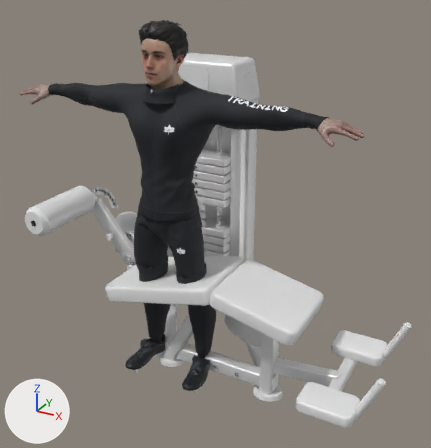
The FBX model Assets/Bomio_Exercises/Animations/Anim_Bomio_LyingLegCurl_WithMachine.fbx: old version first, new version second.
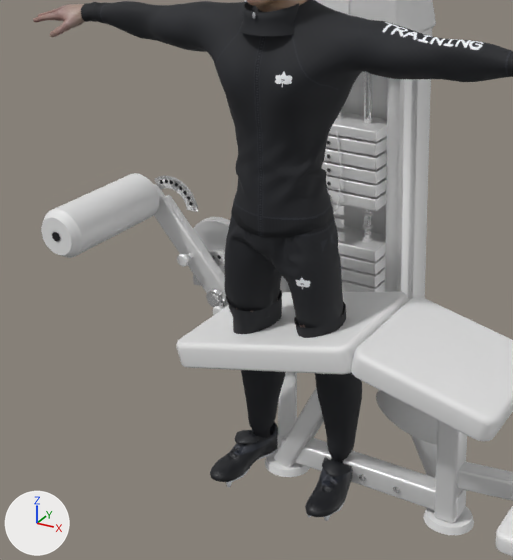
There are two pictures of each version: one whole from a 50 mm lens placed at (1.47, -2.22, 2.01), pointed at (0.13, 0.2, 0.8), one close up on the part from 0% to 71% of the width and 18% to 93% of the height. The lights are fixed; the arrows at lower left show +X, +Y and +Z. The last two pictures show the newer version. Where no turn or scale is listed for an object, it has been applied to the vertices.

In view in the first close-up: 'Ankle_RollerPad', 'Bench_LowerRail', 'Ch38_Shirt', 'Ch38_Shoes', 'Ch38_Shorts', 'Ch38_Socks', 'Lever_MainBar', 'Pad_Chest', 'Pad_Thigh', 'Tower_Column_R', 'Tower_SideWall_R', 'TrackPants_Lower', 'Weight_Plate_09', 'Weight_Plate_10', 'Weight_Plate_11', 'Weight_Plate_12', 'Weight_Plate_13', 'Weight_SelectorPin_Lanyard', 'Weight_TopPlate' and 36 more.
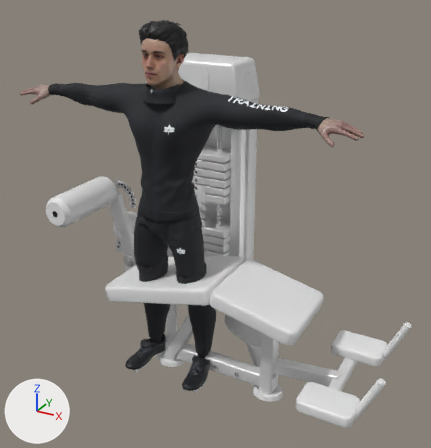
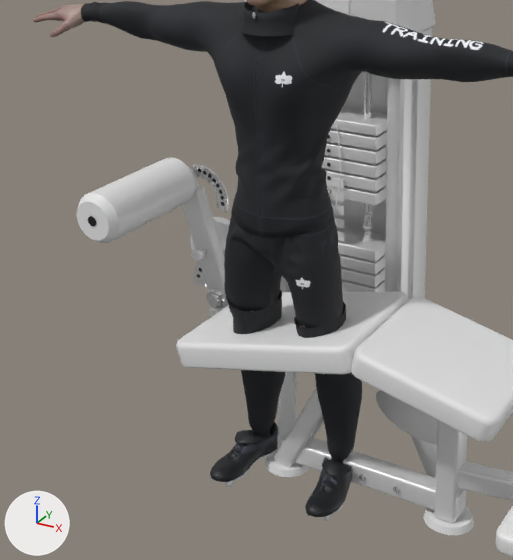
ob_pivot_legcurl_arm is not drawn itself; it is the parent of ob_ankle_rollerendcap, ob_lever_rom_arcplate_lower_hole_04, ob_ankle_rollerendhole, ob_lever_rolleraxle, ob_lever_rom_arcplate_lower_hole_01, ob_lever_pivotchromecap, ob_lever_pivotcapcenter, ob_lever_rom_arcplate_lower.

Changed parts and their boxes (x1, y1, x2, y2) in the close-ups (513 x 560 px):
'Ankle_RollerPad', turned
    before: (44, 173, 159, 258)
    after: (79, 157, 195, 243)
'Lever_MainBar', turned
    before: (154, 195, 229, 306)
    after: (182, 186, 229, 308)
'Ankle_RollerEndCap', turned
    before: (41, 213, 77, 257)
    after: (77, 197, 114, 242)
'Weight_TopPlate', moved
    before: (329, 112, 387, 142)
    after: (331, 107, 387, 136)
'Weight_Plate_11', moved
    before: (322, 161, 386, 184)
    after: (322, 155, 387, 178)
'Weight_Plate_12', moved
    before: (324, 147, 387, 170)
    after: (325, 142, 387, 164)
'Weight_Plate_13', moved
    before: (326, 134, 387, 156)
    after: (327, 129, 387, 150)
'Lever_ROM_ArcPlate_Lower', turned
    before: (154, 176, 198, 212)
    after: (192, 164, 229, 213)
'Weight_Plate_10', moved
    before: (326, 175, 386, 198)
    after: (322, 168, 386, 192)
'Weight_Plate_09', moved
    before: (327, 188, 386, 211)
    after: (327, 186, 386, 206)
'Lever_YellowKnob_1', turned
    before: (177, 253, 190, 267)
    after: (191, 249, 204, 262)
'Lever_PivotChromeCap', turned
    before: (206, 288, 225, 307)
    after: (206, 288, 225, 308)
'Weight_SelectorPin_Lanyard', moved
    before: (333, 130, 341, 214)
    after: (332, 124, 341, 209)
'Ankle_RollerEndHole', turned
    before: (52, 232, 60, 241)
    after: (88, 216, 96, 226)
'Lever_RollerBracket', turned (mostly hidden)
    before: (156, 186, 165, 200)
    after: (193, 173, 199, 189)
'Lever_YellowKnob_0', turned
    before: (213, 306, 224, 315)
    after: (209, 307, 221, 317)
'Lever_PivotCapCenter', turned
    both: (208, 295, 218, 305)
'Lever_YellowPinStem_1', turned
    before: (187, 253, 193, 259)
    after: (201, 248, 207, 255)
'Lever_RollerAxle', turned
    before: (53, 184, 157, 242)
    after: (90, 169, 194, 225)
'Lever_ROM_ArcPlate_Lower_Hole_03', turned (not visible before)
    after: (216, 184, 220, 188)
'Lever_YellowPinStem_0', turned (not visible afterwards)
    before: (222, 304, 227, 308)
'Lever_ROM_ArcPlate_Lower_Hole_04', turned (not visible before)
    after: (212, 178, 216, 183)

The change in detail:
Object 'Pivot_LegCurl_Arm' (ob_pivot_legcurl_arm) turns from (0, 78, 0) to (0, 102, 0) degrees about x, y and z.
Object 'Weight_SelectorPin_Lanyard' (ob_weight_selectorpin_lanyard) moves from (0.0, 0.0, 0.14) to (0.0, 0.0, 0.16).
Object 'Weight_Plate_09' (ob_weight_plate_09) moves from (-0.18, 0.62, 0.752) to (-0.18, 0.62, 0.772).
Object 'Weight_Plate_11' (ob_weight_plate_11) moves from (-0.18, 0.62, 0.85) to (-0.18, 0.62, 0.87).
Object 'Weight_Plate_12' (ob_weight_plate_12) moves from (-0.18, 0.62, 0.899) to (-0.18, 0.62, 0.919).
Object 'Weight_TopPlate' (ob_weight_topplate) moves from (-0.18, 0.62, 0.994) to (-0.18, 0.62, 1.014).
Object 'Weight_Plate_13' (ob_weight_plate_13) moves from (-0.18, 0.62, 0.948) to (-0.18, 0.62, 0.968).
Object 'Weight_Plate_10' (ob_weight_plate_10) moves from (-0.18, 0.62, 0.801) to (-0.18, 0.62, 0.821).
